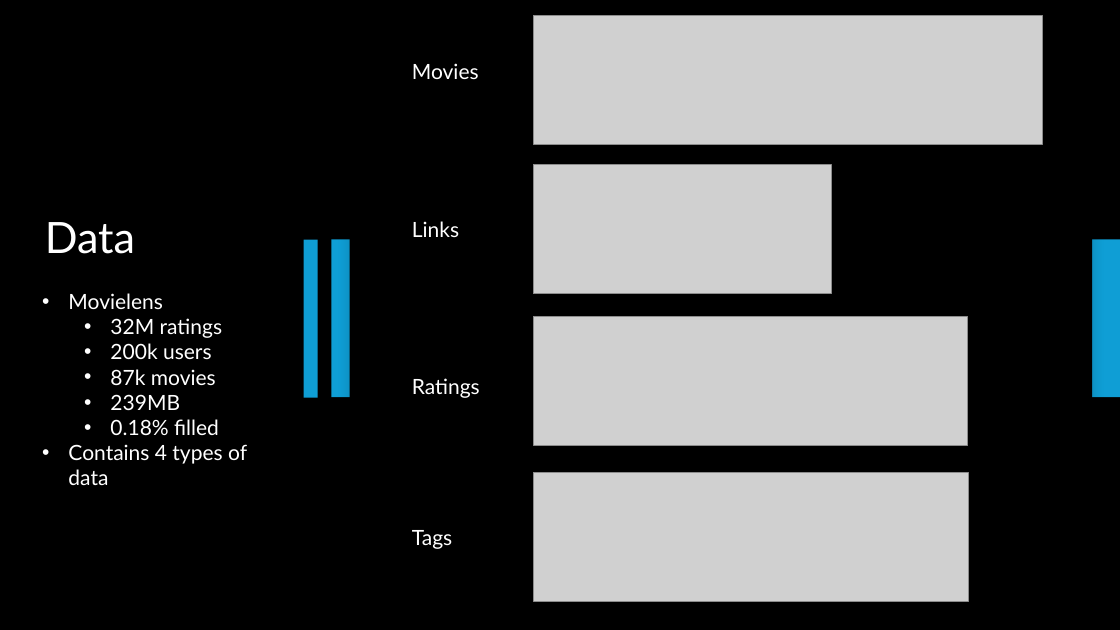
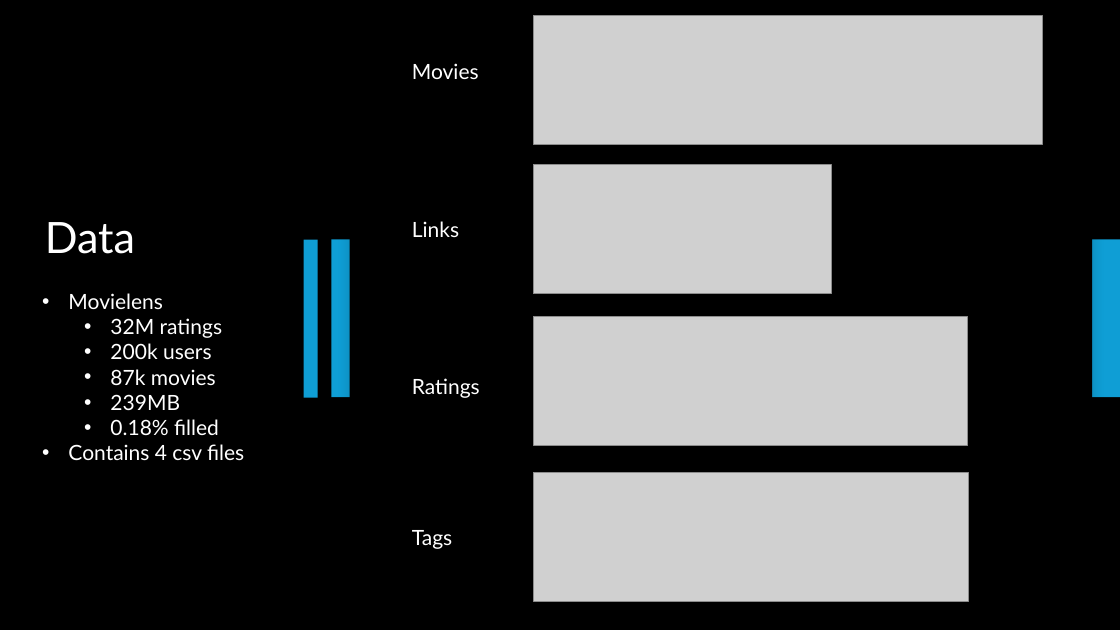
Before and after one commit to Peeyush4/MSML651-PySpark-Movie-Recommendation, a slide deck: slide 3 of Recommendation System using PySpark.pptx. Drawn at 1120x630 pixels with LibreOffice and Linux fonts; fonts in the diff are those of the drawing; grey boxes stand for pictures. Boxes give left, top, right and bottom in pixels: in the first picture for what was removed or moved away, otherwise in the second. Text is boxed around its words. In the diff, an @@ line names an element or a change of style, - is before the commit and + after.

```diff
--- a/Recommendation System using PySpark.pptx
+++ b/Recommendation System using PySpark.pptx
@@ text at (68,444,244,460): text changed @@
-• Contains 4 types of data
+• Contains 4 csv files
```
Also in this commit, not shown: 3 slides added.
